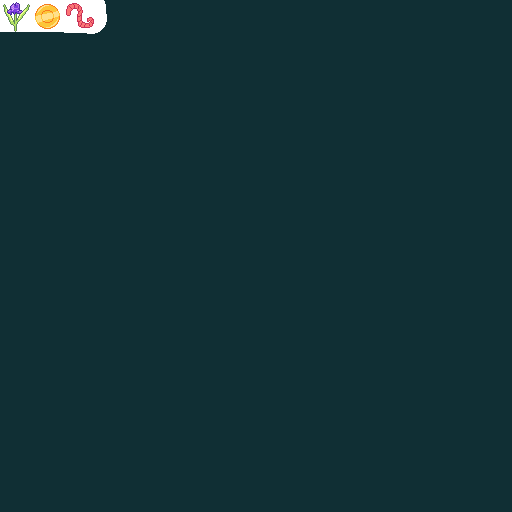
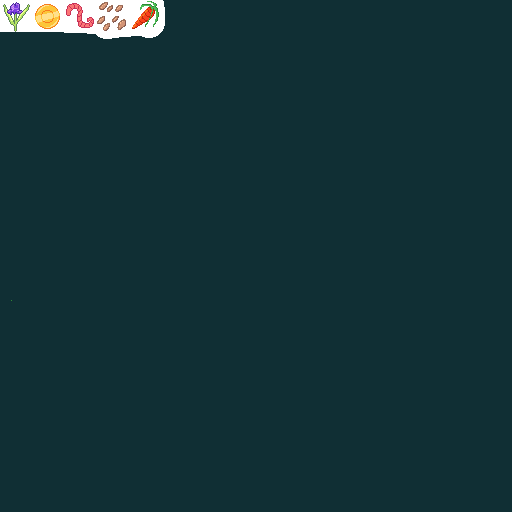
Two versions of the same layered image (512x512). Layer-by-layer changes:
added layer "Capa de pintura 3" above "Capa de pintura 1" over [95, 0, 165, 39]
painted on "Capa de pintura 2" over [11, 0, 165, 301]
